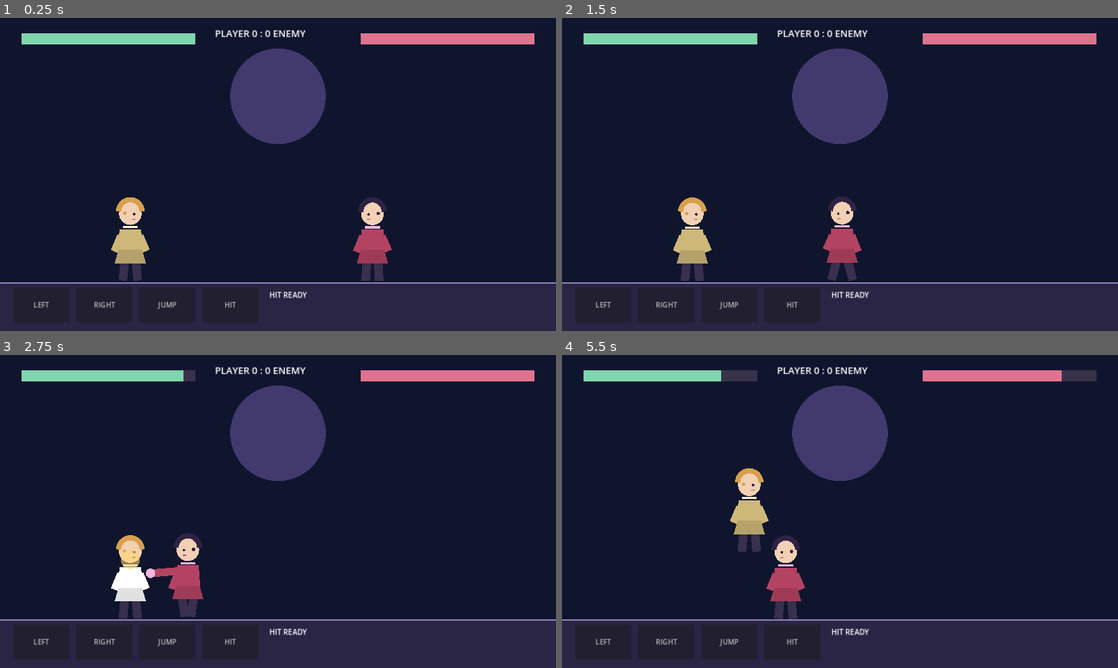
Above: before the commit, frames 1-4 (two rows, left to right).
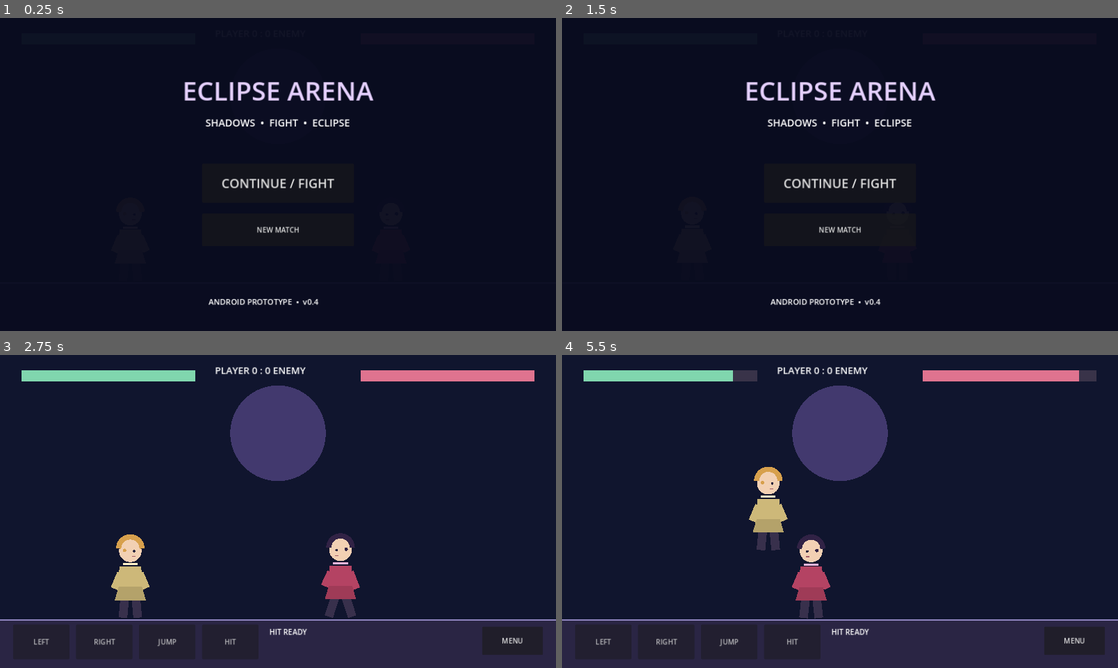
Above: after the commit, the same moments.

Repository: PerchikHot/Eclipse-Arena-
Game: Godot game, scene res://scenes/Main.tscn
Same seed, same stepped clock (60 frames per second), same inputs: the game is played once before the commit and once after it.
Inputs (mouse positions are in pixels of both pictures, inside the frame that each line leads up to):
- Up to frame 1 (0.25 s): no input
- Up to frame 2 (1.5 s): click (840, 230) at 0.5 s, where only the run after the commit has a clickable "NEW MATCH"; click (1073, 302) at 1.25 s, where only the run after the commit has a clickable "MENU"
- Up to frame 3 (2.75 s): click (278, 567) at 2 s, where only the run after the commit has a clickable "NEW MATCH"
- Up to frame 4 (5.5 s): hold D 2.78-3.53 s; hold J 2.78-3.53 s; tap Space at 3.02, 3.77, 5.27 s; hold A 3.53-4.28 s; tap J at 3.6, 5.1 s; hold D 4.28-5.03 s; hold J 4.28-5.03 s; hold W from 5.03 s (still down)

The runs differ from the first frame. In frame 1, 21% of the frame differs, in the area x 0-100%, y 3-100%; in frame 2, 21%; in frame 3, 4.1%; in frame 4, 4.7%.

Commit message:
Add Eclipse Arena title menu, fight, new match and menu navigation

Diff:
--- a/scripts/main.gd
+++ b/scripts/main.gd
@@ -28,6 +28,9 @@
 var player_motion := 0.0
 var enemy_motion := 0.0
 var cooldown_label: Label
+var in_menu := true
+var menu_layer: Control
+var pause_button: Button
 
 func _ready() -> void:
     left_rig = make_rig()
@@ -64,6 +67,74 @@
     cooldown_label.position = Vector2(620, 625)
     cooldown_label.add_theme_font_size_override("font_size", 17)
     add_child(cooldown_label)
+    pause_button = Button.new()
+    pause_button.text = "MENU"
+    pause_button.position = Vector2(1110, 625)
+    pause_button.size = Vector2(140, 65)
+    pause_button.pressed.connect(show_menu)
+    add_child(pause_button)
+    menu_layer = Control.new()
+    menu_layer.set_anchors_and_offsets_preset(Control.PRESET_FULL_RECT)
+    add_child(menu_layer)
+    var shade := ColorRect.new()
+    shade.color = Color(0.035, 0.045, 0.12, 0.96)
+    shade.size = Vector2(1280, 720)
+    menu_layer.add_child(shade)
+    var title := Label.new()
+    title.text = "ECLIPSE ARENA"
+    title.position = Vector2(320, 125)
+    title.size = Vector2(640, 85)
+    title.horizontal_alignment = HORIZONTAL_ALIGNMENT_CENTER
+    title.add_theme_font_size_override("font_size", 60)
+    title.add_theme_color_override("font_color", Color("#e6d1ff"))
+    menu_layer.add_child(title)
+    var subtitle := Label.new()
+    subtitle.text = "SHADOWS  •  FIGHT  •  ECLIPSE"
+    subtitle.position = Vector2(320, 225)
+    subtitle.size = Vector2(640, 40)
+    subtitle.horizontal_alignment = HORIZONTAL_ALIGNMENT_CENTER
+    subtitle.add_theme_font_size_override("font_size", 23)
+    menu_layer.add_child(subtitle)
+    var start_button := Button.new()
+    start_button.text = "CONTINUE / FIGHT"
+    start_button.position = Vector2(465, 335)
+    start_button.size = Vector2(350, 90)
+    start_button.add_theme_font_size_override("font_size", 29)
+    start_button.pressed.connect(start_game)
+    menu_layer.add_child(start_button)
+    var reset_button := Button.new()
+    reset_button.text = "NEW MATCH"
+    reset_button.position = Vector2(465, 450)
+    reset_button.size = Vector2(350, 75)
+    reset_button.pressed.connect(func() -> void:
+        restart_round()
+        start_game()
+    )
+    menu_layer.add_child(reset_button)
+    var version_label := Label.new()
+    version_label.text = "ANDROID PROTOTYPE  •  v0.4"
+    version_label.position = Vector2(480, 640)
+    version_label.add_theme_font_size_override("font_size", 18)
+    menu_layer.add_child(version_label)
+    show_menu()
+
+func show_menu() -> void:
+    in_menu = true
+    menu_layer.visible = true
+    for key in controls.keys():
+        controls[key].visible = false
+    pause_button.visible = false
+    cooldown_label.visible = false
+    restart_button.visible = false
+
+func start_game() -> void:
+    in_menu = false
+    menu_layer.visible = false
+    for key in controls.keys():
+        controls[key].visible = true
+    pause_button.visible = true
+    cooldown_label.visible = true
+    restart_button.visible = round_over
 
 func restart_round() -> void:
     hp_left = 100
@@ -106,7 +177,7 @@
     return anchors
 
 func _process(delta: float) -> void:
-    if round_over:
+    if round_over or in_menu:
         return
     animation_clock += delta
     player_motion = 0.0
